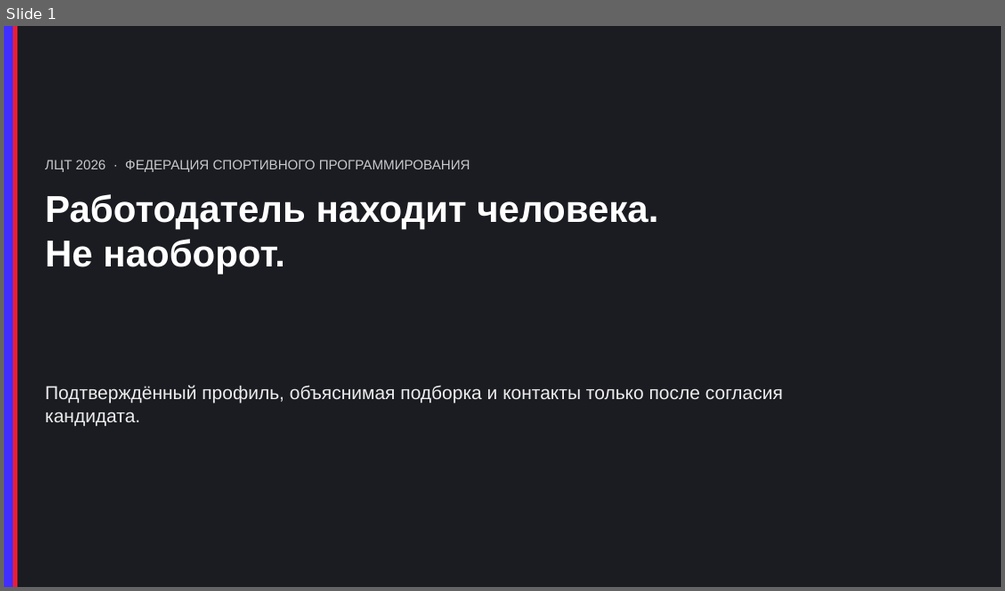
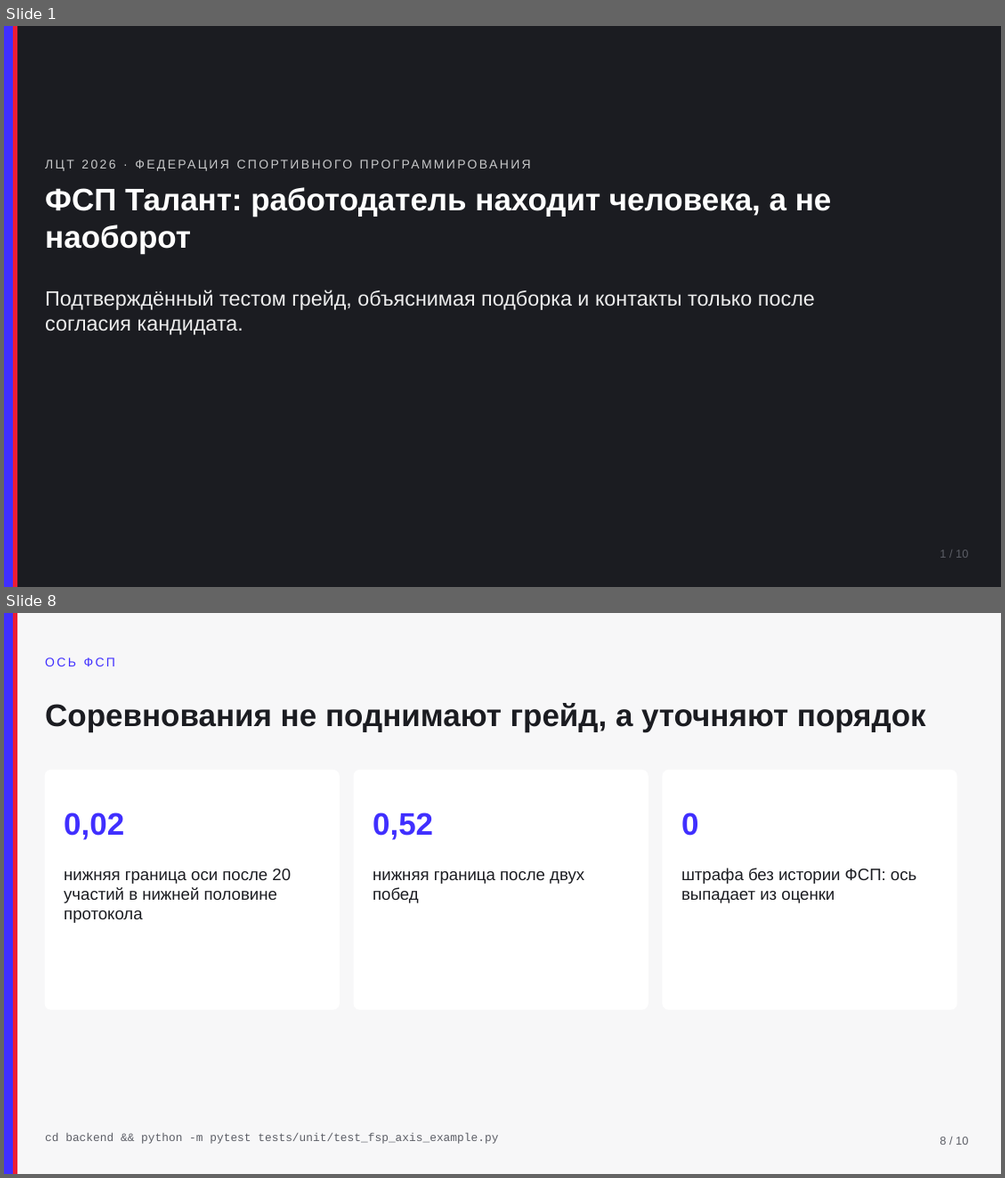
Before and after one commit to KonkovDV/fsp-talent, a slide deck: docs/pitch.pptx. Shown one above the other, each under a label of ours: slide 1 before the commit, slides 1 and 8 after it; the slides between them are not shown. The pictures are 1005x591 and 1005x1178 pixels, drawn with LibreOffice and Linux fonts; fonts in the diff are those of the drawing. Boxes give left, top, right and bottom in pixels: in the first picture for what was removed or moved away, otherwise in the second. Text is boxed around its words. In the diff, an @@ line names an element or a change of style, - is before the commit and + after.

Commit message:
Питч переделан на десять слайдов со скриншотами стенда: HTML, PPTX и PDF собираются из одного источника, у каждой цифры есть команда, а пример оси ФСП закреплён тестом.

```diff
--- a/docs/pitch.pptx
+++ b/docs/pitch.pptx
@@ slide 8 added at (4, 613, 1001, 1174), background #F7F7F8 @@
@@ rectangle added at (4, 613, 13, 1174), fill #402FFF @@
@@ rectangle added at (13, 613, 17, 1174), fill #EC1D35 @@
@@ text added at (45, 657, 115, 666), 12 pt, text #402FFF @@
+ОСЬ ФСП
@@ text added at (45, 703, 926, 732), 30 pt, text #1B1C21, bold @@
+Соревнования не поднимают грейд, а уточняют порядок
@@ rounded rectangle added at (45, 770, 339, 1009), fill #FFFFFF, outline #FFFFFF 1 pt @@
@@ rounded rectangle added at (354, 770, 647, 1009), fill #FFFFFF, outline #FFFFFF 1 pt @@
@@ rounded rectangle added at (663, 770, 956, 1009), fill #FFFFFF, outline #FFFFFF 1 pt @@
@@ text added at (64, 812, 124, 840), 30 pt, text #402FFF, bold @@
+0,02
@@ text added at (372, 812, 433, 840), 30 pt, text #402FFF, bold @@
+0,52
@@ text added at (681, 812, 698, 835), 30 pt, text #402FFF, bold @@
+0
@@ text added at (64, 868, 291, 923), 16 pt, text #1B1C21 @@
+нижняя граница оси после 20 участий в нижней половине протокола
@@ text added at (372, 871, 584, 903), 16 pt, text #1B1C21 @@
+нижняя граница после двух побед
@@ text added at (681, 868, 916, 903), 16 pt, text #1B1C21 @@
+штрафа без истории ФСП: ось выпадает из оценки
@@ text added at (45, 1132, 498, 1143), 11 pt, text #5C5E66 @@
+cd backend && python -m pytest tests/unit/test_fsp_axis_example.py
@@ text added at (939, 1136, 968, 1144), 11 pt, text #5C5E66 @@
+8 / 10
@@ slide 1 changed as well @@
@@ text "ЛЦТ 2026 · ФЕДЕРАЦИЯ СПОРТИВНОГО ..." at (45, 153, 942, 176): size 13 to 12 pt, letter spacing 0 to 2 pt @@
@@ text at (45, 187, 832, 253): text changed; size 36 to 30 pt @@
-Работодатель находит человека.
-Не наоборот.
+ФСП Талант: работодатель находит человека, а не наоборот
@@ text at (45, 289, 815, 335): text changed; size 18 to 20 pt @@
-Подтверждённый профиль, объяснимая подборка и контакты только после согласия кандидата.
+Подтверждённый тестом грейд, объяснимая подборка и контакты только после согласия кандидата.
@@ text added at (939, 549, 968, 557), 11 pt, text #5C5E66 @@
+1 / 10
```
Also in this commit, not shown: 8 other slides added, 6 slides removed, 9 other files.
